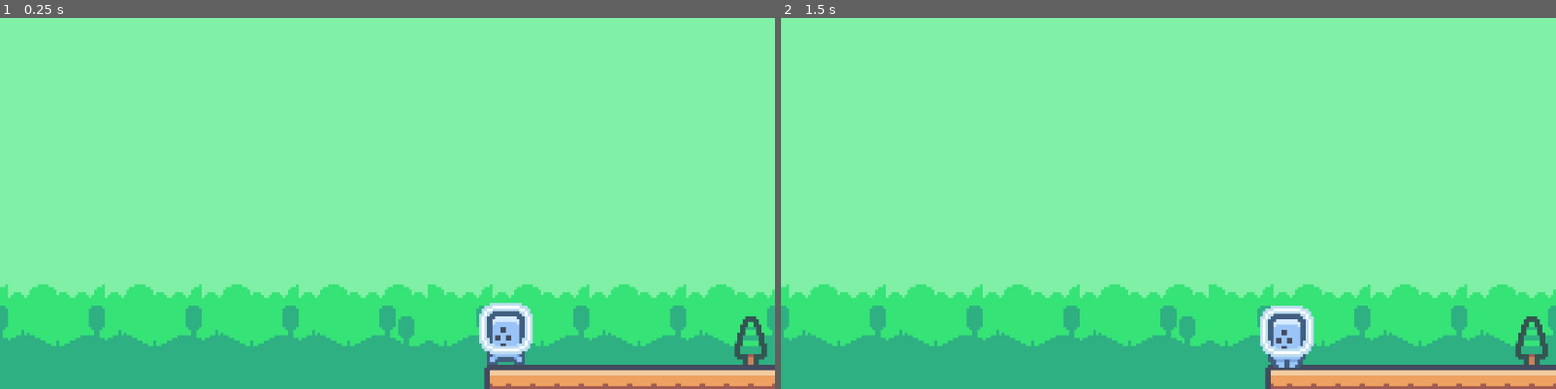
Above: before the commit, frames 1-2 (left to right).
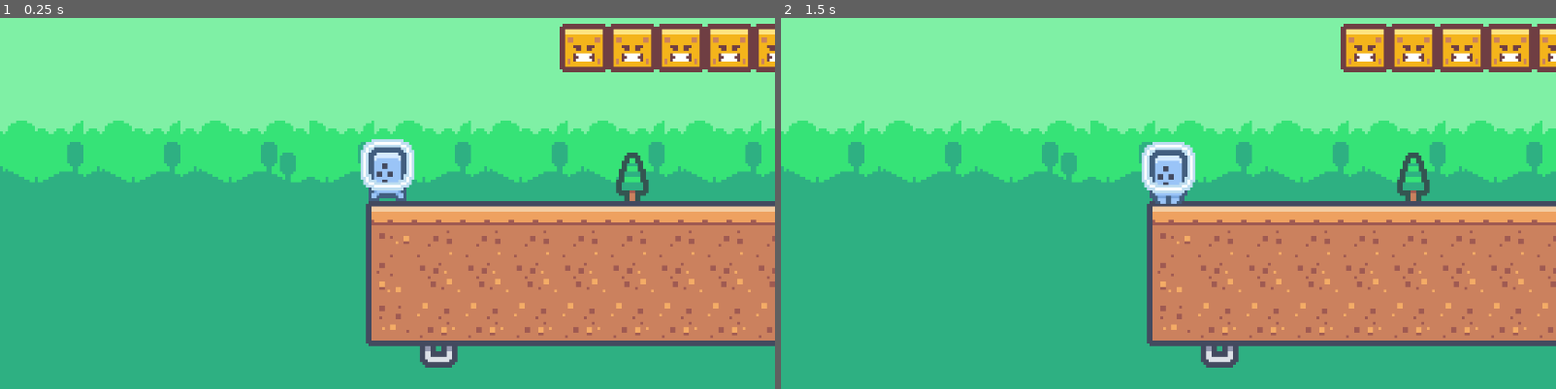
Above: after the commit, the same moments.

Repository: Huntaylor/second_game
Game: Godot game, scene res://scenes/game.tscn
The game is run twice, just before and just after one commit, with the same random seed, the same clock (stepped at 60 frames per second) and the same inputs.
Inputs:
- Up to frame 1 (0.25 s): no input
- Up to frame 2 (1.5 s): hold D (Move_right) from 0.53 s (still down); tap Space (Jump) at 0.6, 0.77, 1.07, 1.35 s; tap Enter at 1.25 s

The runs differ from the first frame. In frame 1, 64% of the frame differs, in the area x 0-100%, y 1-100%; in frame 2, 64%.
Error in both runs: Invalid operands 'float' and 'Vector2' in operator '+'. (res://scripts/player.gd:24)

Commit message:
chore quick fixes

Diff:
--- a/scenes/game.tscn
+++ b/scenes/game.tscn
@@ -1,11 +1,10 @@
-[gd_scene load_steps=10 format=3 uid="uid://cixkei8w34nfk"]
+[gd_scene load_steps=11 format=3 uid="uid://cixkei8w34nfk"]
 
 [ext_resource type="Texture2D" uid="uid://dowehph3prnj5" path="res://assets/Tilemap/tilemap_packed.png" id="1_wspb1"]
 [ext_resource type="Texture2D" uid="uid://cr1r8kddio52m" path="res://assets/Tilemap/tilemap-backgrounds_packed.png" id="2_udmgk"]
 [ext_resource type="PackedScene" uid="uid://5aj5jnviqsob" path="res://scenes/player.tscn" id="3_uo3k0"]
-[ext_resource type="PackedScene" uid="uid://c3i5xm7me76p3" path="res://ladder.tscn" id="4_1v678"]
-[ext_resource type="PackedScene" uid="uid://7eej0c217t81" path="res://scenes/falling_enemy.tscn" id="4_fv6ee"]
-[ext_resource type="Script" path="res://scripts/falling_enemy.gd" id="5_th35o"]
+[ext_resource type="PackedScene" uid="uid://0b1adio4l0fl" path="res://ladder.tscn" id="4_1v678"]
+[ext_resource type="PackedScene" uid="uid://c2h65ntylr8fa" path="res://scenes/falling_enemy.tscn" id="4_fv6ee"]
 
 [sub_resource type="TileSetAtlasSource" id="TileSetAtlasSource_p67dm"]
 texture = ExtResource("1_wspb1")
@@ -868,5 +867,20 @@
 [node name="CharacterBody2D" parent="." instance=ExtResource("3_uo3k0")]
 position = Vector2(44, 61)
 
-[node name="Camera2D" type="Camera2D" parent="Player"]
+[node name="Player#Camera2D" type="Camera2D" parent="CharacterBody2D"]
 zoom = Vector2(4, 4)
+
+[node name="Node2D" parent="." instance=ExtResource("4_fv6ee")]
+position = Vector2(117, 15)
+
+[node name="Node2D2" parent="." instance=ExtResource("4_fv6ee")]
+position = Vector2(135, 15)
+
+[node name="Node2D3" parent="." instance=ExtResource("4_fv6ee")]
+position = Vector2(153, 15)
+
+[node name="Node2D4" parent="." instance=ExtResource("4_fv6ee")]
+position = Vector2(171, 15)
+
+[node name="Node2D5" parent="." instance=ExtResource("4_fv6ee")]
+position = Vector2(189, 15)
--- a/scenes/player.gd
+++ /dev/null
@@ -1,40 +0,0 @@
-extends CharacterBody2D
-
-@onready var animated_sprite = $AnimatedSprite2D
-
-const SPEED = 300.0
-const JUMP_VELOCITY = -400.0
-
-# Get the gravity from the project settings to be synced with RigidBody nodes.
-var gravity = ProjectSettings.get_setting("physics/2d/default_gravity")
-
-
-func _physics_process(delta):
-	# Add the gravity.
-	if not is_on_floor():
-		velocity.y += gravity * delta
-
-	# Handle jump.
-	if Input.is_action_just_pressed("Jump") and is_on_floor():
-		velocity.y = JUMP_VELOCITY
-
-	# Get the input direction and handle the movement/deceleration.
-	# As good practice, you should replace UI actions with custom gameplay actions.
-	var direction = Input.get_axis("Move_left", "Move_right")
-	if direction:
-		velocity.x = direction * SPEED
-
-	else:
-		velocity.x = move_toward(velocity.x, 0, SPEED)
-
-
-		if direction > 0:
-			animated_sprite.flip_h = false
-		elif direction < 0:
-			animated_sprite.flip_h = true
-
-		if direction:
-			velocity.x = direction * SPEED
-		else:
-			velocity.x = move_toward(velocity.x, 0, SPEED)
-	move_and_slide()
--- a/scripts/player.tscn
+++ b/scripts/player.tscn
@@ -1,8 +1,50 @@
-[gd_scene load_steps=8 format=3 uid="uid://cokvvw58grkn6"]
+[gd_scene load_steps=8 format=3 uid="uid://ecboai1qjgr7"]
 
-[ext_resource type="Script" path="res://scenes/player.gd" id="1_nyfdt"]
 [ext_resource type="Texture2D" uid="uid://cko08rwxwfwh" path="res://assets/Tiles/Characters/tile_0002.png" id="2_ti2t1"]
 [ext_resource type="Texture2D" uid="uid://dtlpidx8clnll" path="res://assets/Tiles/Characters/tile_0003.png" id="2_x1eeh"]
+
+[sub_resource type="GDScript" id="GDScript_xiamf"]
+script/source = "extends CharacterBody2D
+
+@onready var animated_sprite = $AnimatedSprite2D
+
+const SPEED = 300.0
+const JUMP_VELOCITY = -400.0
+
+# Get the gravity from the project settings to be synced with RigidBody nodes.
+var gravity = ProjectSettings.get_setting(\"physics/2d/default_gravity\")
+
+
+func _physics_process(delta):
+	# Add the gravity.
+	if not is_on_floor():
+		velocity.y += gravity * delta
+
+	# Handle jump.
+	if Input.is_action_just_pressed(\"Jump\") and is_on_floor():
+		velocity.y = JUMP_VELOCITY
+
+	# Get the input direction and handle the movement/deceleration.
+	# As good practice, you should replace UI actions with custom gameplay actions.
+	var direction = Input.get_axis(\"Move_left\", \"Move_right\")
+	if direction:
+		velocity.x = direction * SPEED
+
+	else:
+		velocity.x = move_toward(velocity.x, 0, SPEED)
+
+
+		if direction > 0:
+			animated_sprite.flip_h = false
+		elif direction < 0:
+			animated_sprite.flip_h = true
+
+		if direction:
+			velocity.x = direction * SPEED
+		else:
+			velocity.x = move_toward(velocity.x, 0, SPEED)
+	move_and_slide()
+"
 
 [sub_resource type="AtlasTexture" id="AtlasTexture_i4gfd"]
 atlas = ExtResource("2_x1eeh")
@@ -33,7 +75,8 @@
 z_index = 10
 texture_filter = 1
 collision_layer = 2
-script = ExtResource("1_nyfdt")
+collision_mask = 2
+script = SubResource("GDScript_xiamf")
 
 [node name="AnimatedSprite2D" type="AnimatedSprite2D" parent="."]
 z_index = 5
Not shown: 1 places in ladder.tscn that only renumber resources
Not shown: 1 places in scenes/falling_enemy.tscn that only renumber resources
